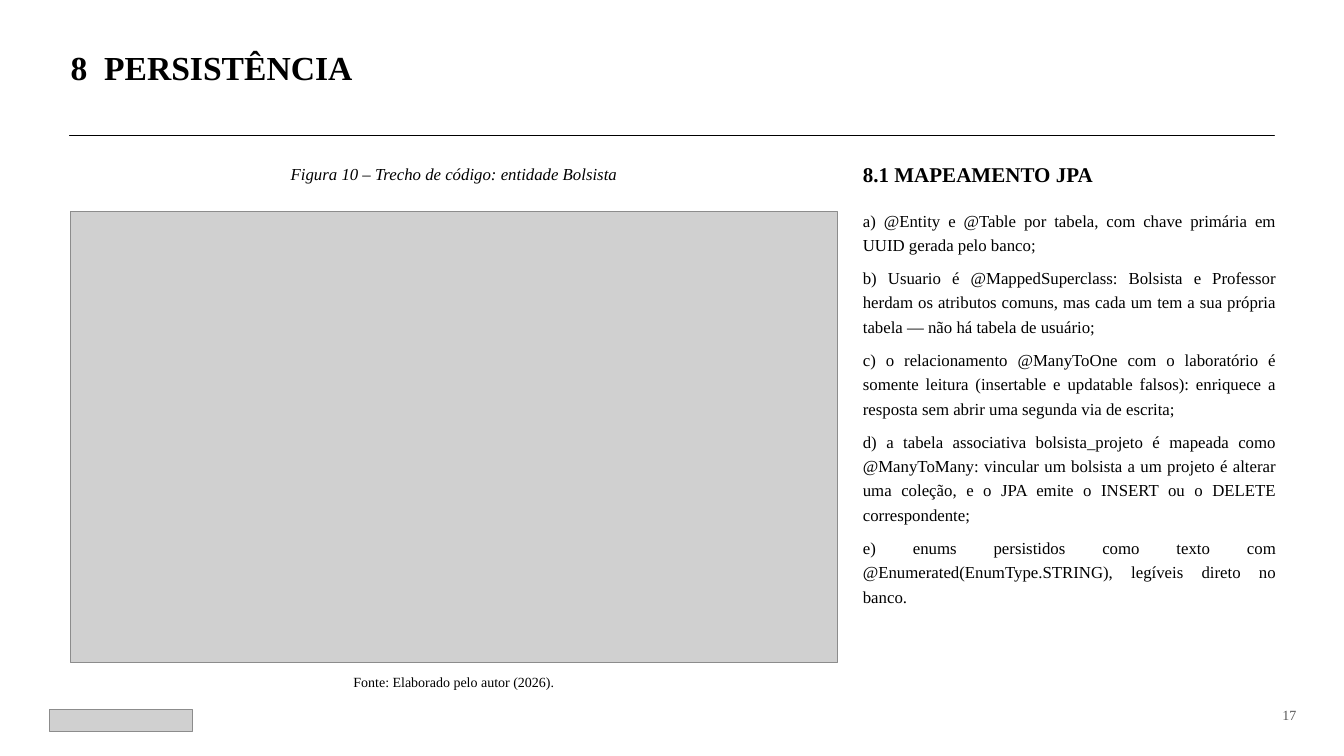
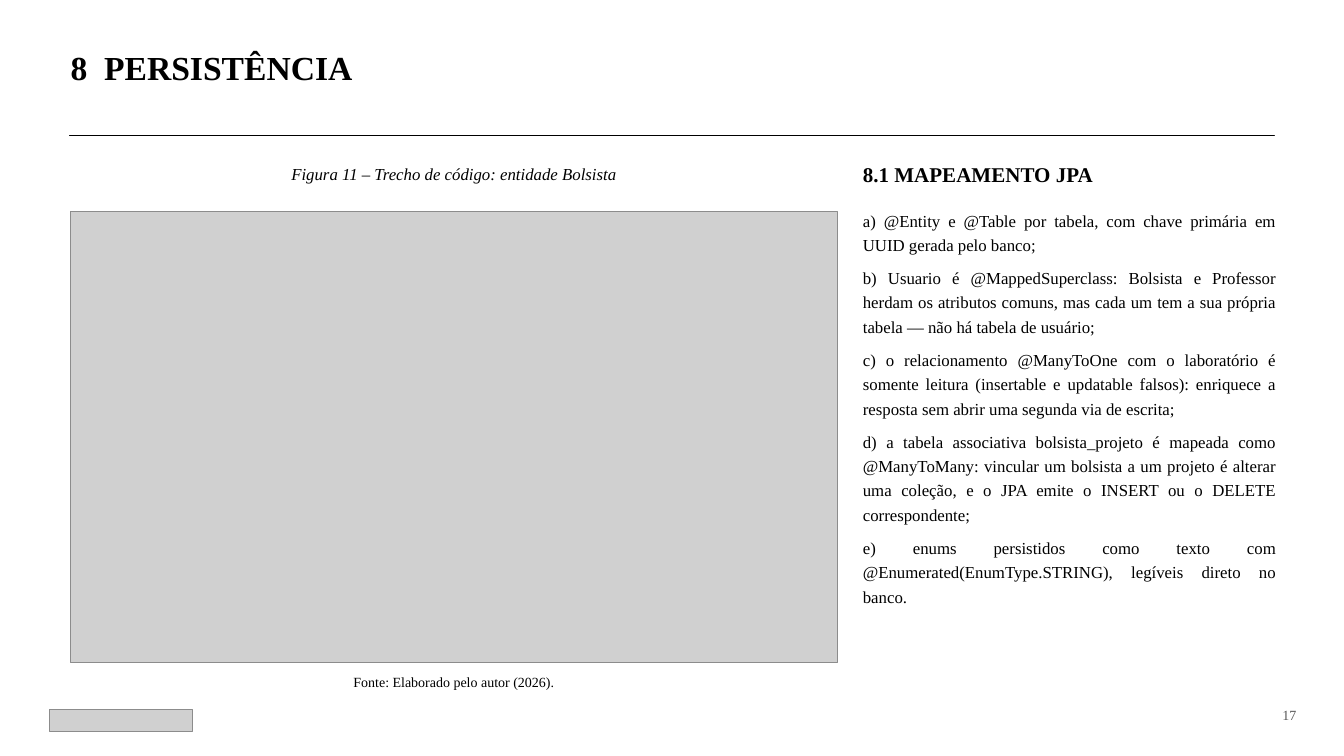
Before and after one commit to matheuskotayko/sisBolsa, a slide deck: slide 17 of docs/SisBolsa_Apresentacao_API_ABNT.pptx. Drawn at 1344x756 pixels with LibreOffice and Linux fonts; fonts in the diff are those of the drawing; grey boxes stand for pictures. Boxes give left, top, right and bottom in pixels: in the first picture for what was removed or moved away, otherwise in the second. Text is boxed around its words. In the diff, an @@ line names an element or a change of style, - is before the commit and + after.

Commit message:
docs: ilustrar a motivacao com o formulario de frequencia do CTISM
O slide de motivacao era so texto e afirmava que o controle "vivia em
planilhas e e-mails", sem evidencia. Agora abre com o formulario de
registro de frequencia que a coordenacao exigia, como Figura 1, e o
texto descreve o que a imagem mostra: data, entrada, saida, horas e
atividade preenchidos a mao, com espaco para a rubrica do monitor e do
preceptor.

O primeiro item da lista passa a ser "Registro manual e sem validacao",
que e o problema que a figura evidencia; o controle disperso desce para
a terceira posicao.

Na imagem, o telefone e o numero de matricula foram tarjados, e as duas
ultimas linhas foram cortadas por estarem incompletas na captura. A
fonte do elemento e "Acervo do autor", nao "Elaborado pelo autor", por
se tratar de documento institucional.

As figuras seguintes foram renumeradas de 1-14 para 2-15.

```diff
--- a/docs/SisBolsa_Apresentacao_API_ABNT.pptx
+++ b/docs/SisBolsa_Apresentacao_API_ABNT.pptx
@@ text at <box>291,168,616,184</box>: text changed @@
-Figura 10 – Trecho de código: entidade Bolsista
+Figura 11 – Trecho de código: entidade Bolsista
```
Also in this commit, not shown: 14 other slides changed, 2 other files.
